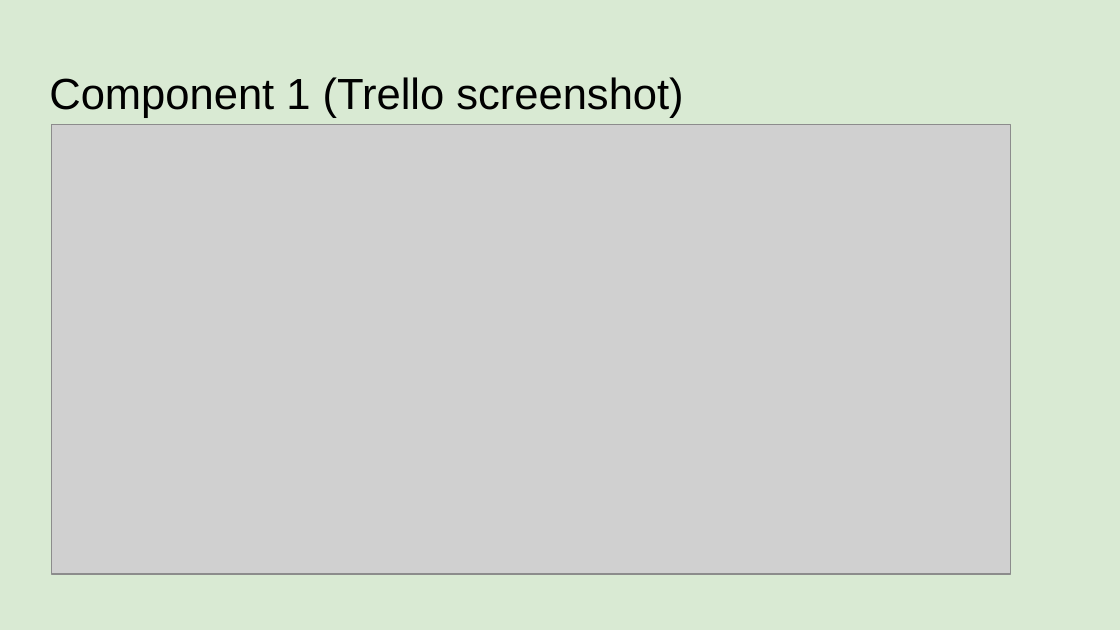
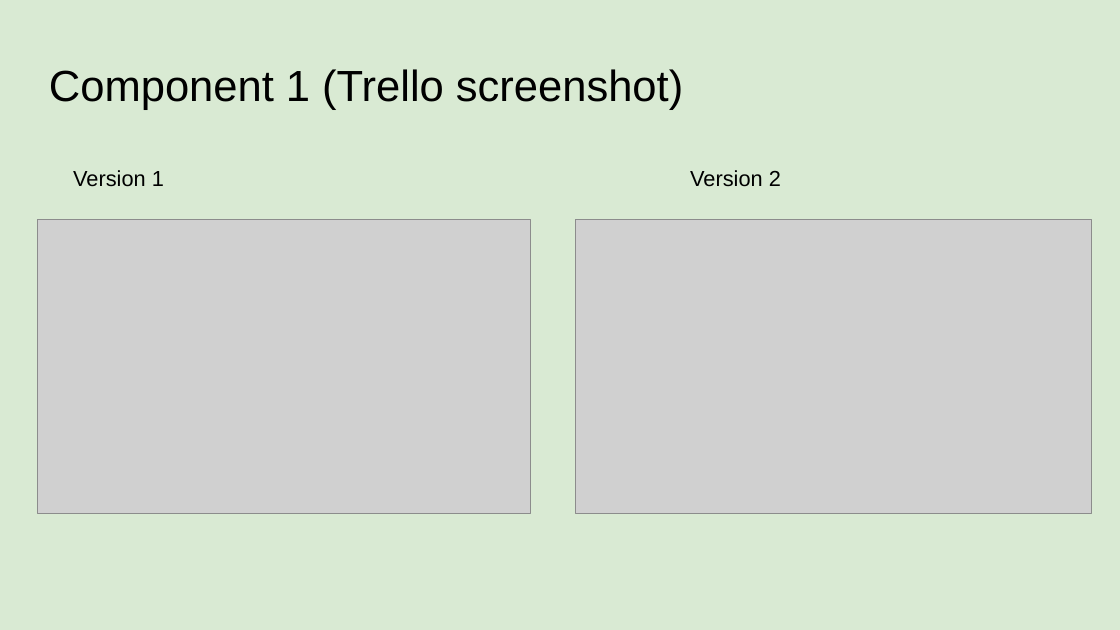
Before and after one commit to Joemamasahbsdh/pizza.bot, a slide deck: slide 4 of 022_91893+_+91897+Documentation.pptx. Drawn at 1120x630 pixels with LibreOffice and Linux fonts; fonts in the diff are those of the drawing; grey boxes stand for pictures. Boxes give left, top, right and bottom in pixels: in the first picture for what was removed or moved away, otherwise in the second. Text is boxed around its words. In the diff, an @@ line names an element or a change of style, - is before the commit and + after.

```diff
--- a/022_91893+_+91897+Documentation.pptx
+++ b/022_91893+_+91897+Documentation.pptx
@@ title "Component 1 (Trello screenshot)": place and size @@
-title "Component 1 (Trello screenshot)" at (49, 77, 683, 118)
+title "Component 1 (Trello screenshot)" at (49, 69, 683, 110)
@@ text added at (73, 170, 781, 187), 14 pt, text #000000 @@
+Version 1 Version 2
@@ picture: place and size @@
-picture at (52, 124, 1011, 573)
+picture at (38, 220, 531, 514)
@@ picture added at (576, 220, 1092, 514) @@
```
Also in this commit, not shown: 1 other slide changed, 3 slides added.
